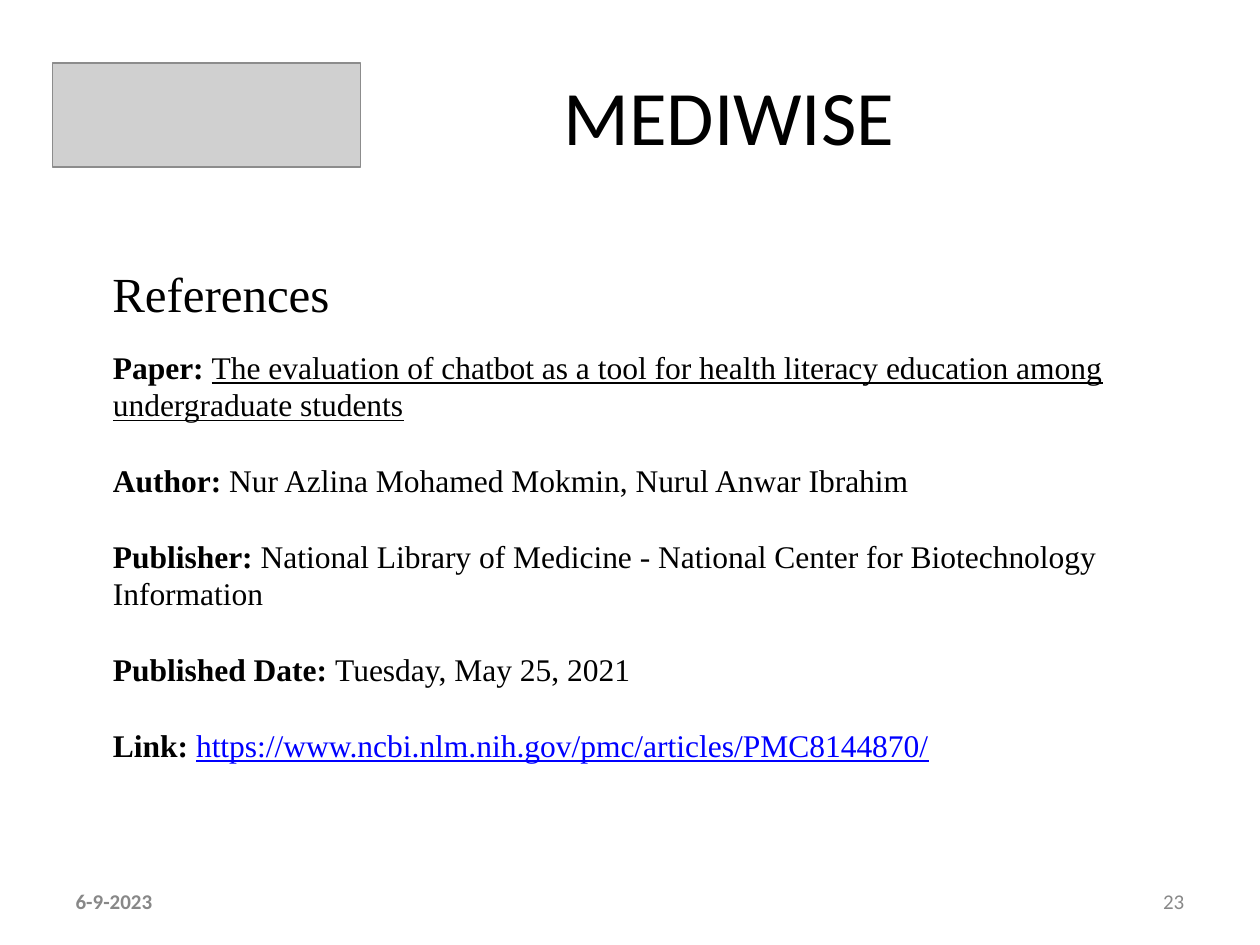
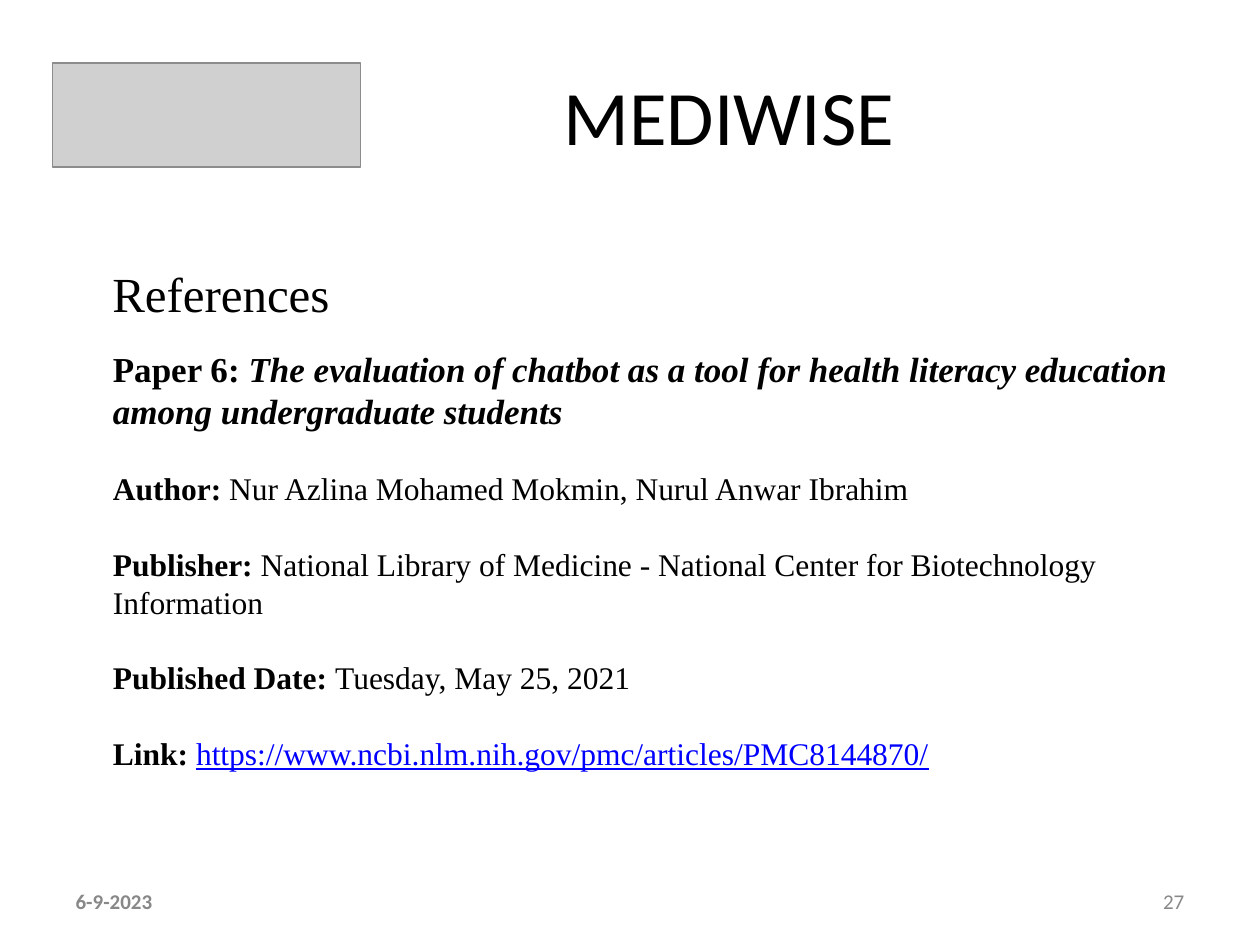
Before and after one commit to ani23-11/MediWise, a slide deck: slide 27 of ppt and references/Main - PPT Template Ctech.pptx (slide 23 before the commit). Drawn at 1260x945 pixels with LibreOffice and Linux fonts; fonts in the diff are those of the drawing; grey boxes stand for pictures. Boxes give left, top, right and bottom in pixels: in the first picture for what was removed or moved away, otherwise in the second. Text is boxed around its words. In the diff, an @@ line names an element or a change of style, - is before the commit and + after.

```diff
--- a/ppt and references/Main - PPT Template Ctech.pptx
+++ b/ppt and references/Main - PPT Template Ctech.pptx
@@ text at (113, 357, 1167, 431): text changed; size 18 to 20 pt; bold on; italic on @@
-Paper: The evaluation of chatbot as a tool for health literacy education among undergraduate students
+Paper 6: The evaluation of chatbot as a tool for health literacy education among undergraduate students
@@ page number at (1163, 895, 1184, 909): text changed @@
-23
+27
```
Also in this commit, not shown: 19 other slides changed, 4 slides added, 1 other file.
